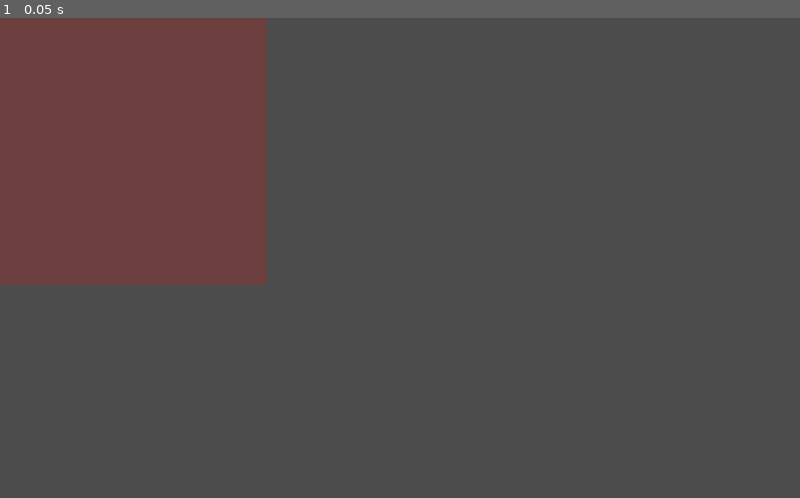
Above: before the commit, frame 1.
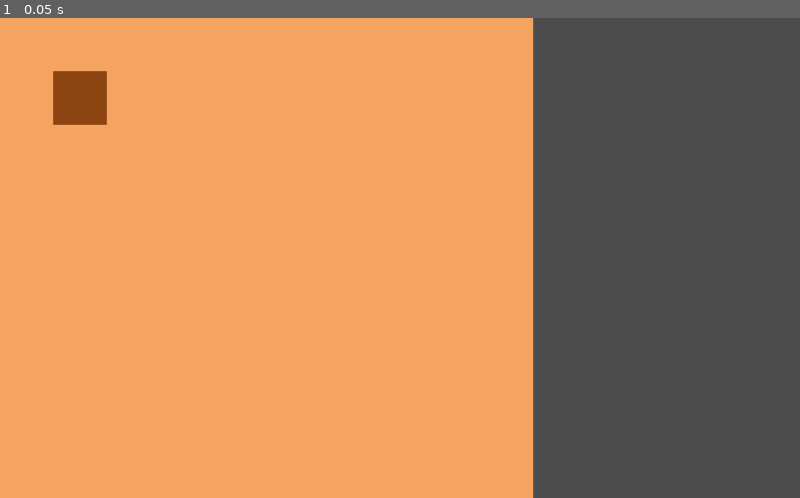
Above: after the commit, the same moment.

Repository: plutonic9/CHarm
Game: Godot game, scene res://CHarm.tscn
Same seed, same stepped clock (60 frames per second), same inputs: the game is played once before the commit and once after it.
Inputs:
- Up to frame 1 (0.05 s): no input

The runs differ from the first frame. In frame 1, 67% of the frame differs, in the area x 0-67%, y 0-100%.
Error before the commit: Invalid set index 'color' (on base: 'null instance') with value of type 'String'. (res://Tiles.gd:17)

Commit message:
Add map generator

Diff:
--- a/CHarm.gd
+++ b/CHarm.gd
@@ -16,9 +16,9 @@
 			field[i].append({"type": "dirt", "alive": false, "time_alive": 0 })
 
 
-	for plots in field:
-		print(plots)
-		print(" ")
+#	for plots in field:
+#		print(plots)
+#		print(" ")
 
 
 
--- a/CHarm.tscn
+++ b/CHarm.tscn
@@ -8,6 +8,9 @@
 
 [node name="Field" type="Node" parent="."]
 script = ExtResource( 2 )
+fieldWidth = 10
+fieldHeight = 10
+numOfRocks = 2
 
 [node name="Dirt" type="ColorRect" parent="Field"]
 visible = false
--- a/Field.gd
+++ b/Field.gd
@@ -5,34 +5,39 @@
 # var a = 2
 # var b = "text"
 
-var Tile = preload("res://Tiles.tscn") # Will load when parsing the script.
+var Tile = preload("res://Tile.tscn") # Will load when parsing the script.
+var field
+var rng = RandomNumberGenerator.new()
 
-
+export var fieldWidth: int = 5
+export var fieldHeight: int = 5
+export var numOfRocks: int = 1
 
 # Called when the node enters the scene tree for the first time.
 func _ready():
-	var field = []
+	field = build_field(fieldWidth, fieldHeight)
 
-	for col in range(5):
-		field.append([])
-		for row in range(5):
-			var type: String
-			if (col % 2 == 0):
-				type = 'dirt'
-			else:
-				type = 'rock'
 
-			var tile = Tile.instance()
-			tile.set_type(type)
+func build_field(width: int, height: int):
+	var result = []
+	rng.randomize()
+
+	for col in range(width):
+		result.append([])
+		for row in range(height):
+			var tile = preload("res://Tile.tscn").instance()
+			result[col].append(tile)
 			tile.position = Vector2(col * 100, row * 100)
 			add_child(tile)
 
 
+	for i in range(numOfRocks):
+		var rock_col = rng.randi_range(0, width - 1)
+		var rock_row = rng.randi_range(0, height - 1)
 
-	# for array(8) { for array(8) { addChild(new Tile('dirt') }
-	pass # Replace with function body.
+		if (result[rock_col][rock_row].get_type() == 'rock'):
+			print("already rock")
 
+		result[rock_col][rock_row].set_type('rock')
 
-# Called every frame. 'delta' is the elapsed time since the previous frame.
-#func _process(delta):
-#	pass
+	return result
--- /dev/null
+++ b/Tile.gd
@@ -0,0 +1,25 @@
+extends Node2D
+
+var colors = {
+	"dirt": Color(0.96, 0.64, 0.38, 1),
+	"rock": Color(0.55, 0.27, 0.07, 1),
+	"dead": Color(0, 0, 0, 1)
+}
+
+export var tileType: String = 'dirt'
+
+
+# Called when the node enters the scene tree for the first time.
+func _ready():
+	set_type('dirt')
+	pass
+
+func set_type(newType : String):
+	tileType = newType
+	if (newType == 'dirt'):
+		$ColorRect.color = colors.dirt
+	elif (newType == 'rock'):
+		$ColorRect.color = colors.rock
+
+func get_type():
+	return tileType
--- /dev/null
+++ b/Tile.tscn
@@ -0,0 +1,13 @@
+[gd_scene load_steps=2 format=2]
+
+[ext_resource path="res://Tile.gd" type="Script" id=1]
+
+[node name="Tiles" type="Node2D"]
+script = ExtResource( 1 )
+
+[node name="ColorRect" type="ColorRect" parent="."]
+margin_right = 100.0
+margin_bottom = 100.0
+__meta__ = {
+"_edit_use_anchors_": false
+}
--- a/Tiles.gd
+++ b/Tiles.gd
@@ -1,20 +1,22 @@
 extends Node2D
 
+#	plants["dirt"] = Color(0.96, 0.64, 0.38, 1)
+#	plants["rice"] = Color(0.96, 0.96, 0.96, 1)
+#	plants["wheat"] = Color(0.96, 0.87, 0.7, 1)
+#	plants["corn"] = Color(1, 1, 0, 1)
+#	plants["rock"] = Color(0.55, 0.27, 0.07, 1)
+#	plants["dead"] = Color(0.45, 0, 0, 1 )
 
-# Declare member variables here. Examples:
-# var a = 2
-# var b = "text"
-
-export var tileType: String = 'dirt'
+var dirtColor = Color(0.96, 0.64, 0.38, 1)
 
 # Called when the node enters the scene tree for the first time.
 func _ready():
 	pass
 
 func set_type(newType : String):
-	tileType = newType
 	if (newType == 'dirt'):
-		$ColorRect.color = 'blah'
+		$ColorRect.color = dirtColor
+
 
 
 # Called every frame. 'delta' is the elapsed time since the previous frame.
--- a/Tiles.tscn
+++ /dev/null
@@ -1,63 +0,0 @@
-[gd_scene load_steps=3 format=2]
-
-[ext_resource path="res://Tiles.gd" type="Script" id=1]
-[ext_resource path="res://DirtTile.gd" type="Script" id=2]
-
-[node name="Tiles" type="Node2D"]
-script = ExtResource( 1 )
-
-[node name="Dirt" type="Node2D" parent="."]
-script = ExtResource( 2 )
-
-[node name="ColorRect" type="ColorRect" parent="Dirt"]
-margin_right = 100.0
-margin_bottom = 100.0
-color = Color( 0.737255, 0.160784, 0.160784, 1 )
-__meta__ = {
-"_edit_use_anchors_": false
-}
-
-[node name="Wheat" type="Node2D" parent="."]
-script = ExtResource( 2 )
-matures = 5
-
-[node name="ColorRect" type="ColorRect" parent="Wheat"]
-margin_right = 100.0
-margin_bottom = 100.0
-color = Color( 0.760784, 0.811765, 0.141176, 1 )
-__meta__ = {
-"_edit_use_anchors_": false
-}
-
-[node name="Rock" type="Node2D" parent="."]
-script = ExtResource( 2 )
-
-[node name="ColorRect" type="ColorRect" parent="Rock"]
-margin_right = 100.0
-margin_bottom = 100.0
-color = Color( 0.435294, 0.25098, 0.25098, 1 )
-__meta__ = {
-"_edit_use_anchors_": false
-}
-
-[node name="Rice" type="Node2D" parent="."]
-script = ExtResource( 2 )
-
-[node name="ColorRect" type="ColorRect" parent="Rice"]
-margin_right = 100.0
-margin_bottom = 100.0
-color = Color( 0.0862745, 0.164706, 0.678431, 1 )
-__meta__ = {
-"_edit_use_anchors_": false
-}
-
-[node name="Corn" type="Node2D" parent="."]
-script = ExtResource( 2 )
-
-[node name="ColorRect" type="ColorRect" parent="Corn"]
-margin_right = 100.0
-margin_bottom = 100.0
-color = Color( 0.435294, 0.25098, 0.25098, 1 )
-__meta__ = {
-"_edit_use_anchors_": false
-}
